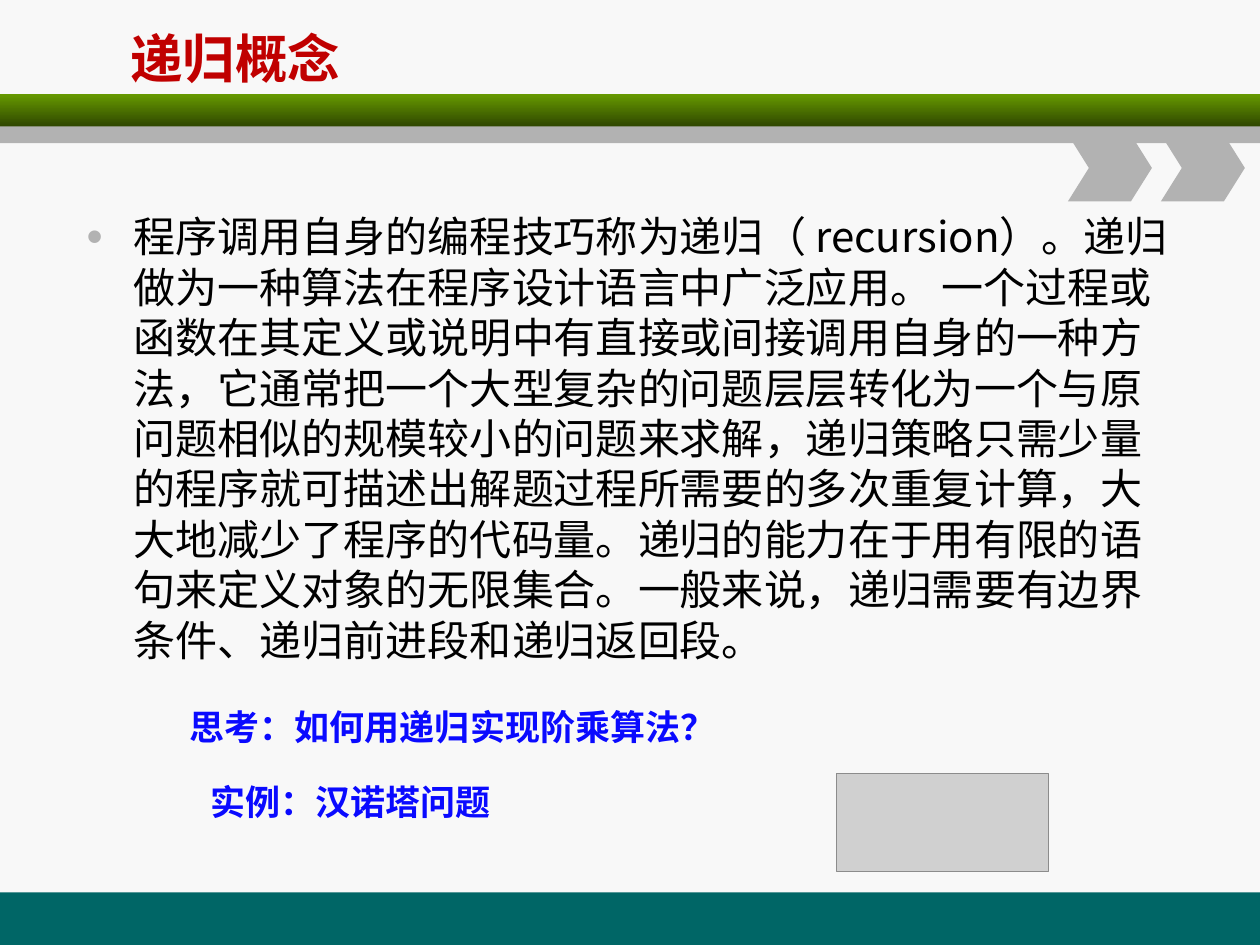
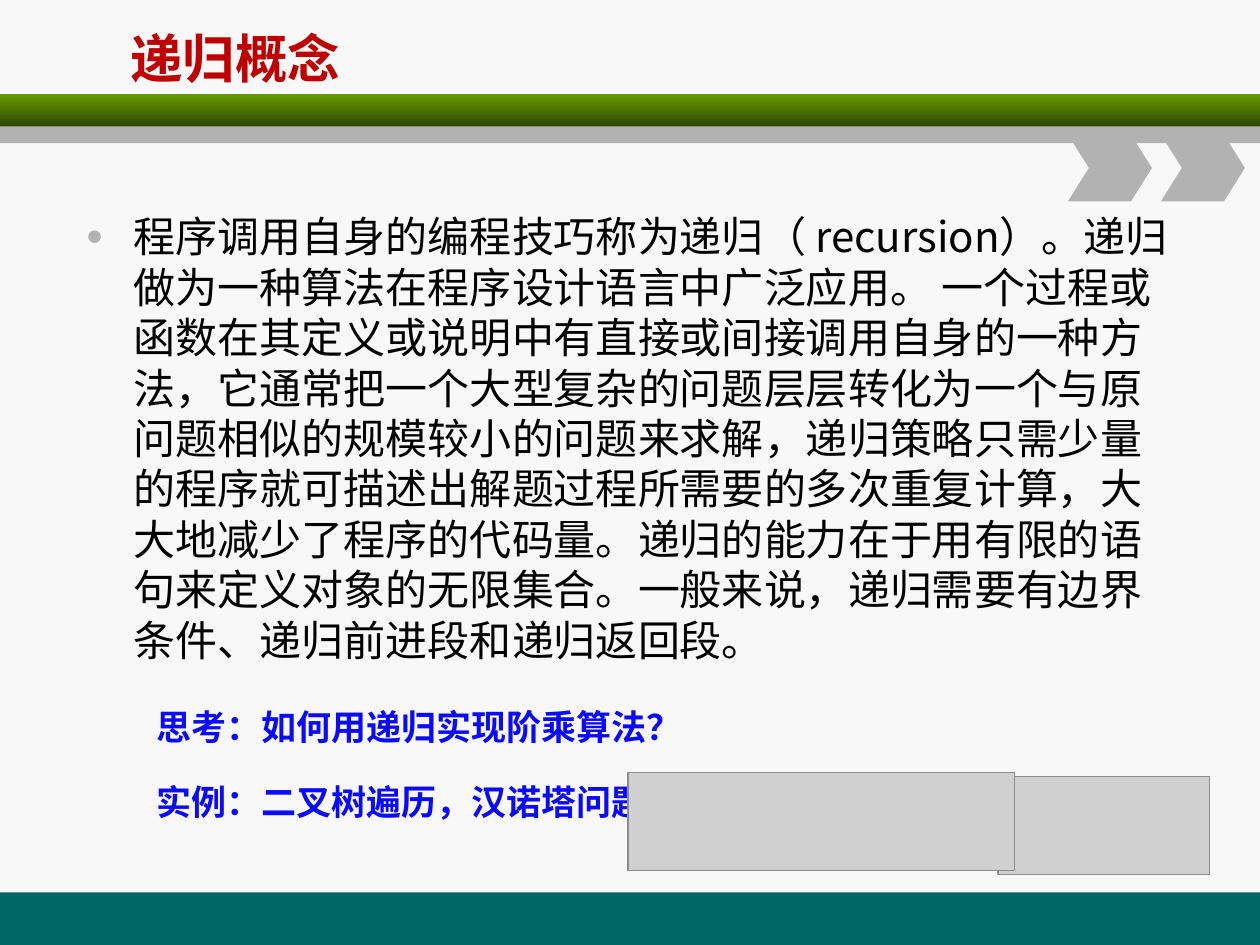
Before and after one commit to christwei/gitDoc, a slide deck: slide 49 of 课件/环宇/java编程基础/A3.ppt. Drawn at 1260x945 pixels with LibreOffice and Linux fonts; fonts in the diff are those of the drawing; grey boxes stand for pictures. Boxes give left, top, right and bottom in pixels: in the first picture for what was removed or moved away, otherwise in the second. Text is boxed around its words. In the diff, an @@ line names an element or a change of style, - is before the commit and + after.

```diff
--- a/课件/环宇/java编程基础/A3.ppt
+++ b/课件/环宇/java编程基础/A3.ppt
@@ text "思考：如何用递归实现阶乘算法？": place and size @@
-text "思考：如何用递归实现阶乘算法？" at [190, 710, 716, 744]
+text "思考：如何用递归实现阶乘算法？" at [156, 710, 682, 744]
@@ picture added at [627, 772, 1014, 871] @@
@@ picture: place and size @@
-picture at [837, 774, 1048, 872]
+picture at [998, 776, 1210, 874]
@@ text at [156, 780, 647, 825]: text changed @@
-实例：汉诺塔问题
+实例：二叉树遍历，汉诺塔问题
```
Also in this commit, not shown: 2 other slides changed, 25 slides added, 10 other files.
